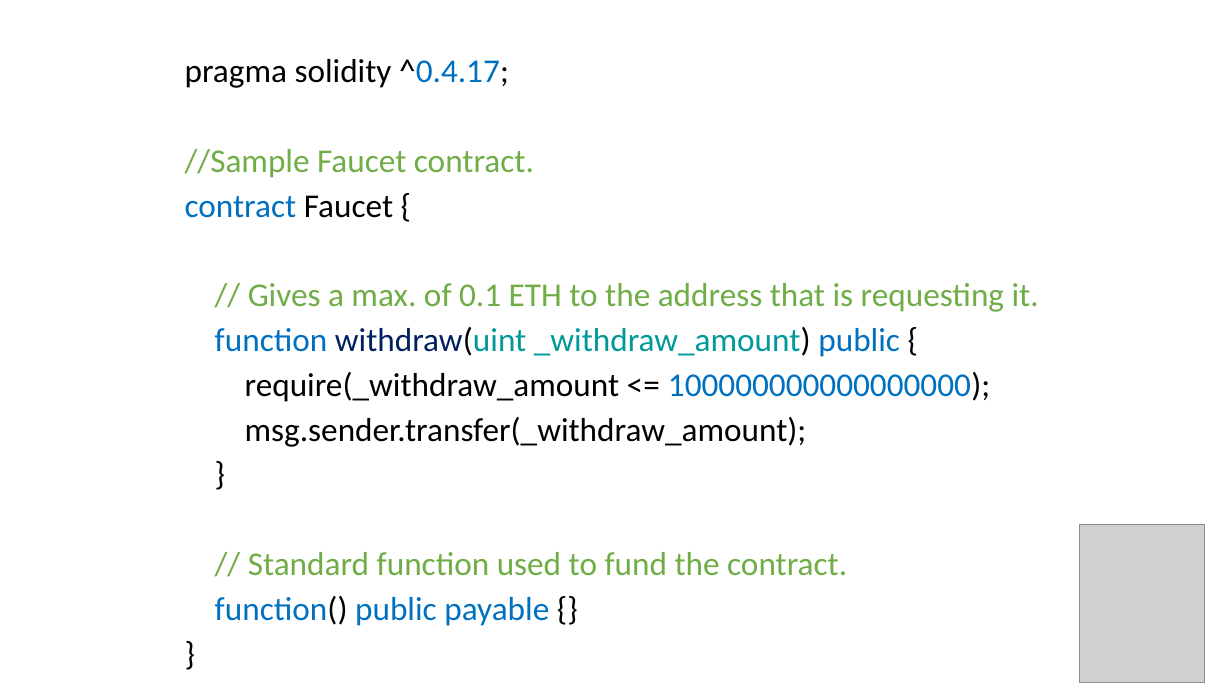
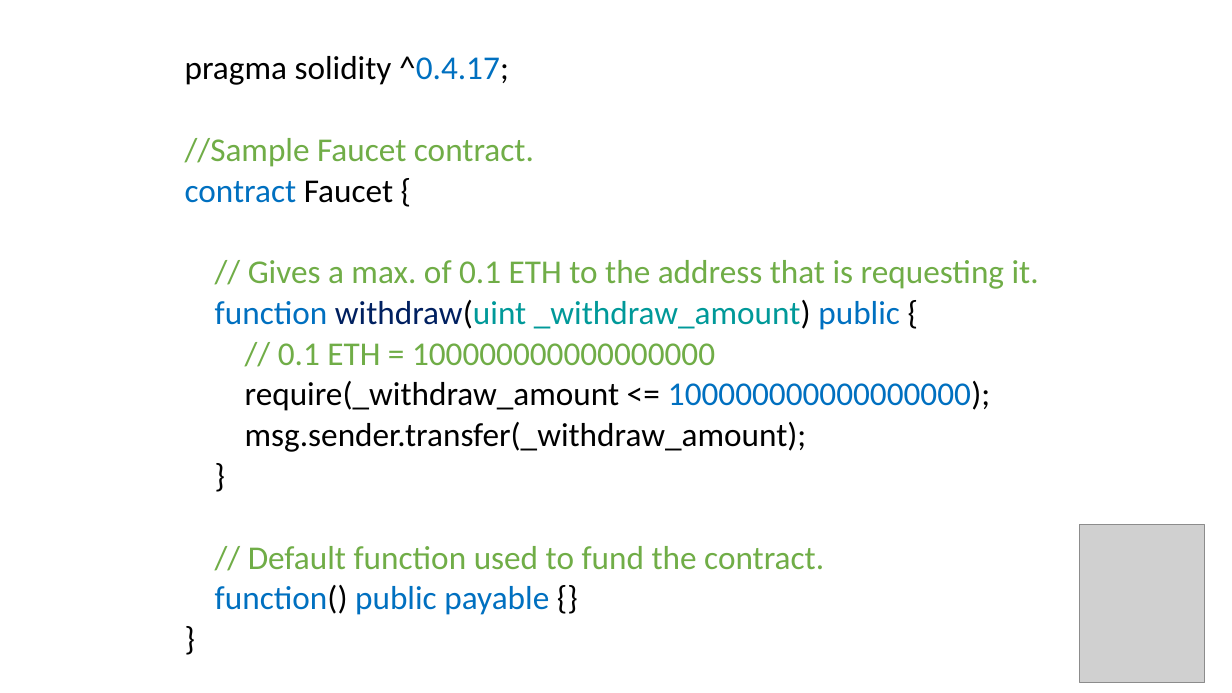
Before and after one commit to fodisi/ByteAcademy-Bootcamp, a slide deck: slide 11 of MondayPresentations/6_ethereum/Ethereum.pptx. Drawn at 1232x693 pixels with LibreOffice and Linux fonts; fonts in the diff are those of the drawing; grey boxes stand for pictures. Boxes give left, top, right and bottom in pixels: in the first picture for what was removed or moved away, otherwise in the second. Text is boxed around its words. In the diff, an @@ line names an element or a change of style, - is before the commit and + after.

Commit message:
Final version - presentation6 - ethereum

```diff
--- a/MondayPresentations/6_ethereum/Ethereum.pptx
+++ b/MondayPresentations/6_ethereum/Ethereum.pptx
@@ text at <box>185,56,1039,615</box>: line spacing 0.8 to 0.7 @@
@@ text at <box>278,343,715,365</box>: paragraph added @@
+// 0.1 ETH = 100000000000000000
@@ text at <box>248,546,824,569</box>: text changed @@
-// Standard function used to fund the contract.
+// Default function used to fund the contract.
```
